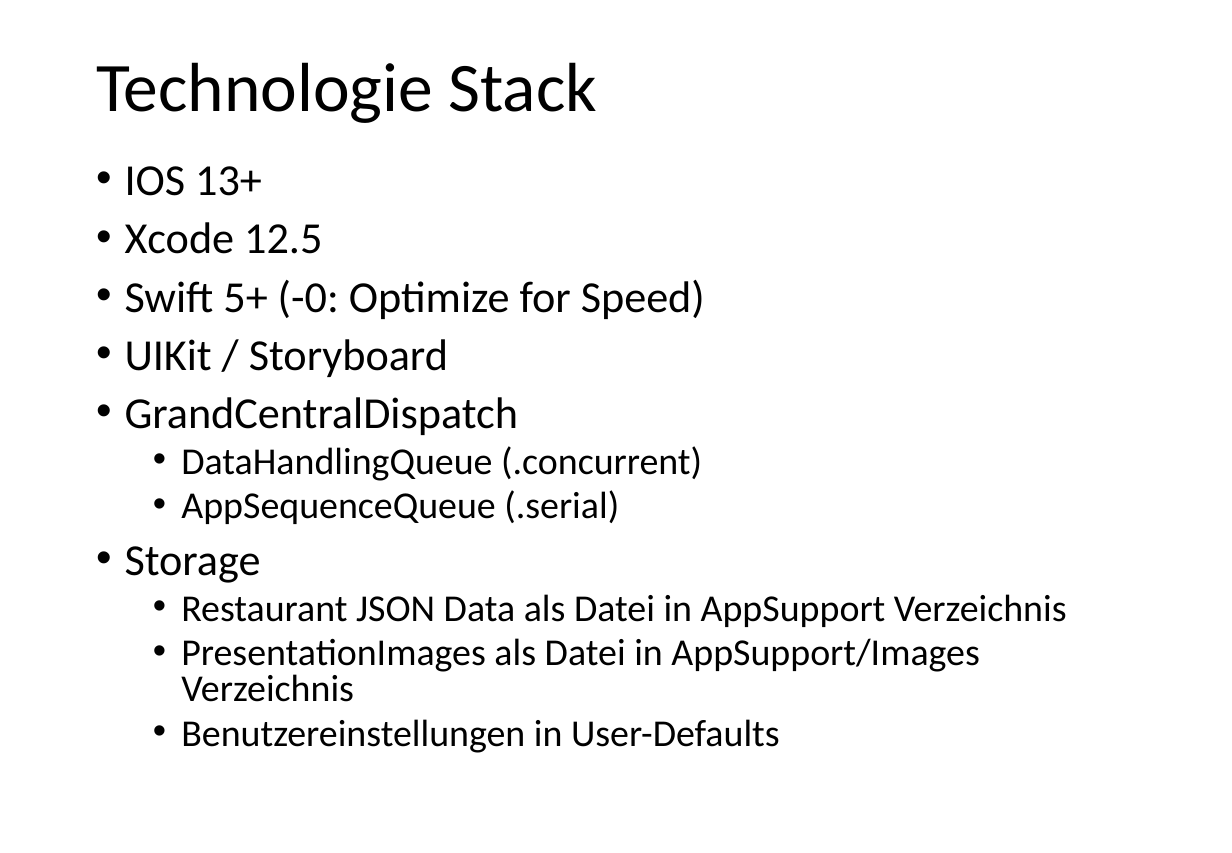
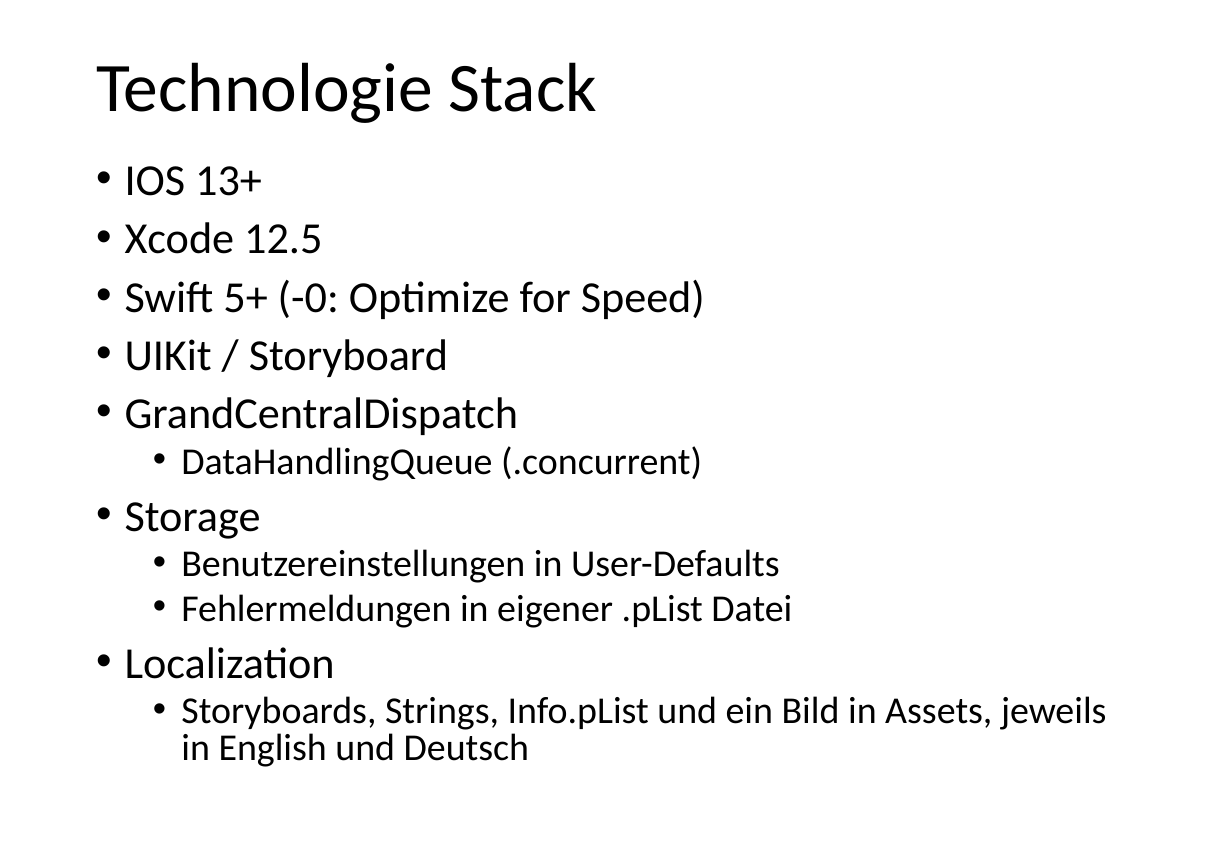
Before and after one commit to hobrink1/TaRest, a slide deck: slide 2 of PowerPoints/TaRest Notizen.pptx. Drawn at 1232x853 pixels with LibreOffice and Linux fonts; fonts in the diff are those of the drawing; background and template pictures are left out. Boxes give left, top, right and bottom in pixels: in the first picture for what was removed or moved away, otherwise in the second. Text is boxed around its words. In the diff, an @@ line names an element or a change of style, - is before the commit and + after.

```diff
--- a/PowerPoints/TaRest Notizen.pptx
+++ b/PowerPoints/TaRest Notizen.pptx
@@ text at bbox=[181, 490, 619, 524]: paragraph removed @@
-  • AppSequenceQueue (.serial)
@@ text at bbox=[125, 594, 1107, 767]: paragraphs added @@
+  • Fehlermeldungen in eigener .pList Datei
+• Localization
+  • Storyboards, Strings, Info.pList und ein Bild in Assets, jeweils in English und Deutsch
@@ text at bbox=[181, 594, 1067, 702]: paragraphs removed @@
-  • Restaurant JSON Data als Datei in AppSupport Verzeichnis
-  • PresentationImages als Datei in AppSupport/Images Verzeichnis
```
Also in this commit, not shown: 8 other slides changed, 1 slide added, 1 slide removed, 6 other files.
